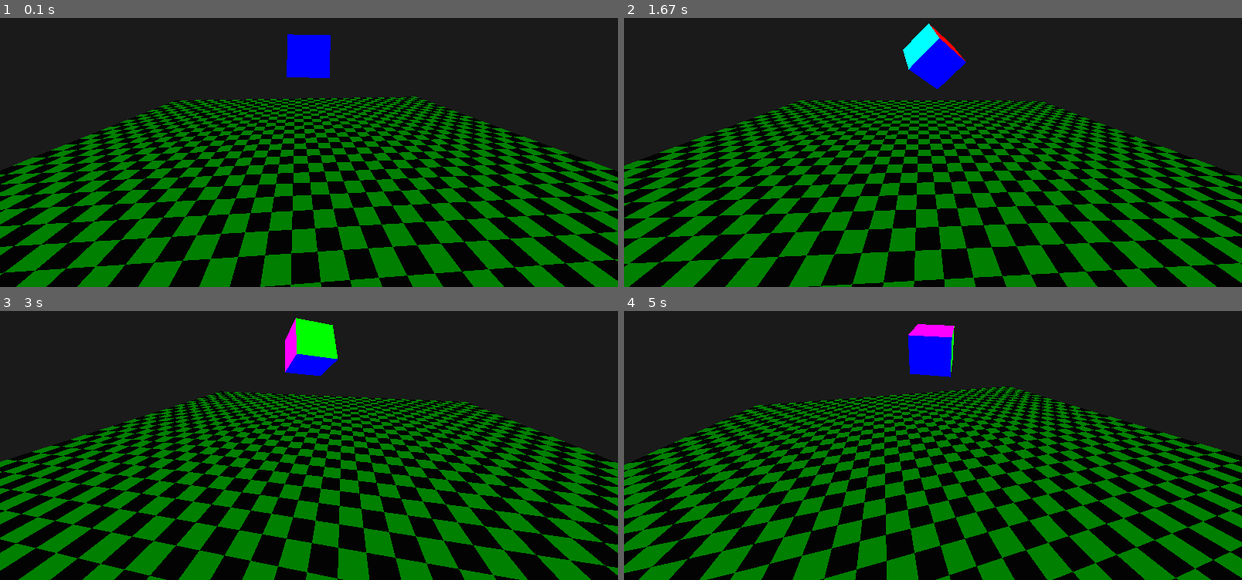
Above: before the commit, frames 1-4 (two rows, left to right).
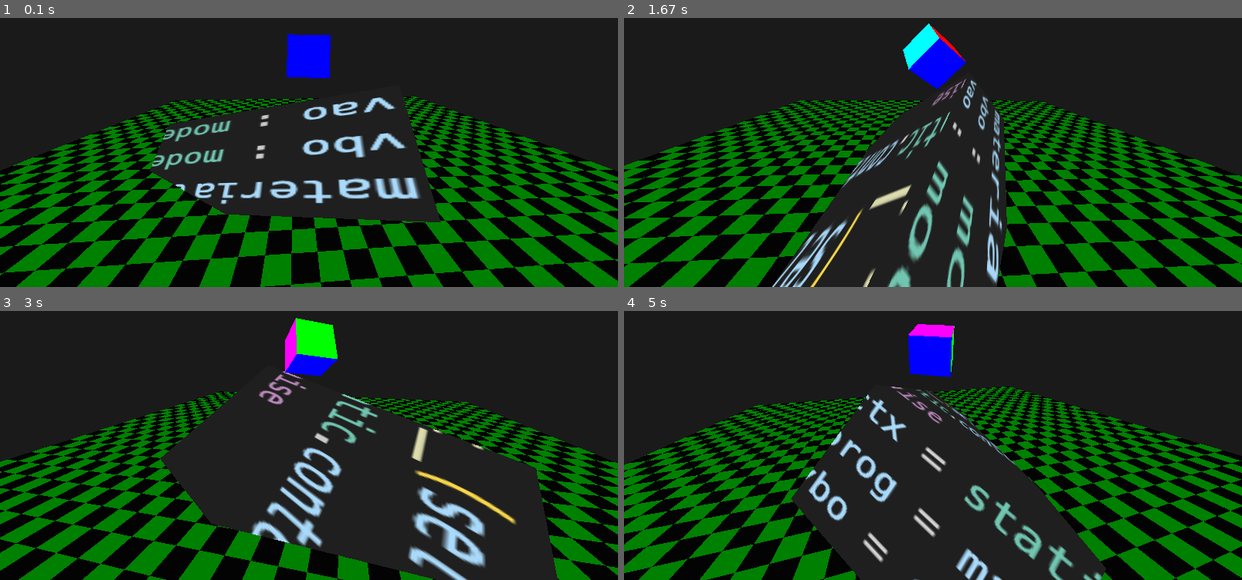
Above: after the commit, the same moments.

Repository: Oshota501/Pygame_Prog
Game: pygame game, started from main.py
Two runs of this game, one before a commit and one after it. Both use one fixed random seed, a clock stepped at 60 frames per second and the inputs below.
Inputs:
- Up to frame 1 (0.1 s): no input
- Up to frame 2 (1.67 s): no input
- Up to frame 3 (3 s): no input
- Up to frame 4 (5 s): no input

The runs differ from the first frame. In frame 1, 17% of the frame differs, in the area x 24-72%, y 29-76%; in frame 2, 19%; in frame 3, 31%, in the area x 25-91%, y 22-100%; in frame 4, 23%.

Commit message:
fix : ポリゴンのバグ修正

Diff:
--- a/PyGame3d/Draw/uvmesh.py
+++ b/PyGame3d/Draw/uvmesh.py
@@ -36,7 +36,9 @@
 
             # 面情報 (f v1/vt1/vn1 ...)
             elif parts[0] == 'f':
-                for i in range(1, 4):
+                # [x, y, z, u, v]
+                vert : list[list[float]] = []
+                for i in range(1, len(parts)):
                     vals = parts[i].split('/')
                     v_idx = int(vals[0]) - 1
                     xyz = vertices[v_idx]
@@ -45,9 +47,14 @@
                         uv = tex_coords[vt_idx]
                     else:
                         uv = [0.0, 0.0] # ダミー
-                    # 配列に追加 [x, y, z, u, v]
-                    final_data.extend(xyz)
-                    final_data.extend(uv)
+                    # 頂点データ追加
+                    vert.append([xyz[0],xyz[1],xyz[2],uv[0],uv[1]])
+                if len(vert) >= 3 :
+                    # print(len(vert))
+                    for i in range(1, len(vert)-1):
+                        final_data.extend(vert[0])
+                        final_data.extend(vert[i])
+                        final_data.extend(vert[i+1])
 
     return np.array(final_data, dtype='f4')
 
@@ -154,3 +161,7 @@
 
     def get_material(self) -> MaterialLike | None:
         return self.material
+
+    @staticmethod
+    def load_obj (material:UVMaterial,filename:str) -> UVMesh :
+        return UVMesh(material,load_obj(filename))
--- a/PyGame3d/GameObject/obj.py
+++ b/PyGame3d/GameObject/obj.py
@@ -23,4 +23,4 @@
         mat_wall.add_texture(tex_wall,0)
         if not os.path.exists(obj_filename):
             raise FileNotFoundError(f"Object file not found: {obj_filename}")
-        self.mesh = UVMesh(mat_wall,load_obj(obj_filename))
+        self.mesh = UVMesh.load_obj(mat_wall,"./Assets/test.obj")
--- a/main.py
+++ b/main.py
@@ -25,7 +25,7 @@
         game.stage_add_child(self.cube)
         self.floor.position.y = -3
         game.stage_add_child(self.floor)
-        self.useTextureObj.scale += Vector3(4,4,4)
+        self.useTextureObj.position -= Vector3(0,3,0)
         game.stage_add_child(self.useTextureObj)
     def update(self, delta_MS: float) -> None :
         self.angle += 0.001*delta_MS
